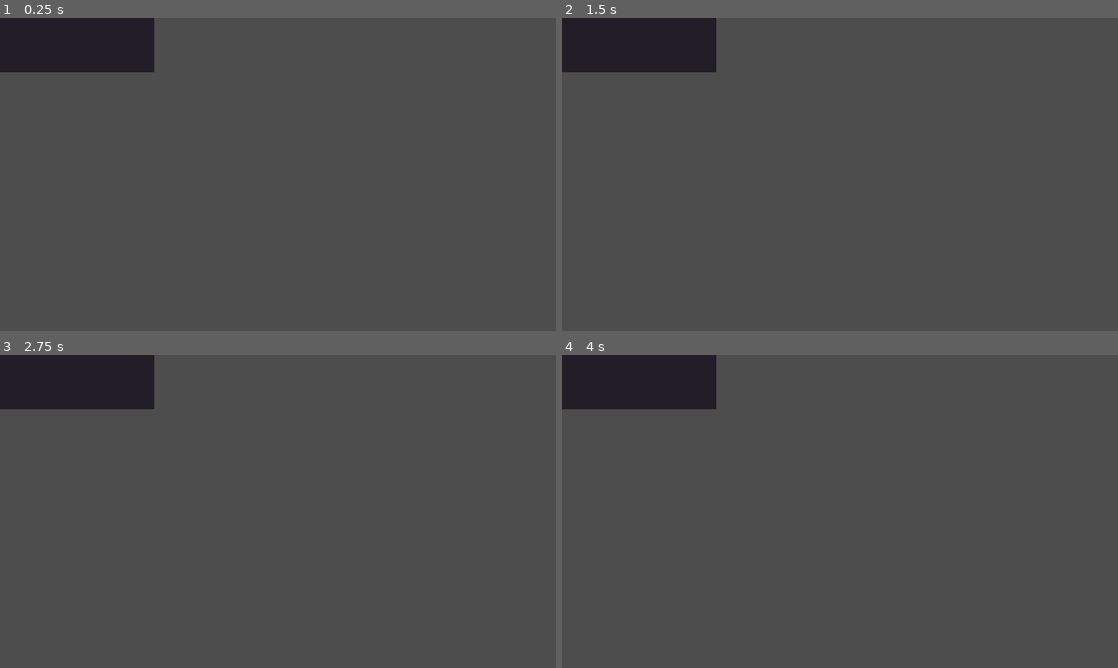
Above: before the commit, frames 1-4 (two rows, left to right).
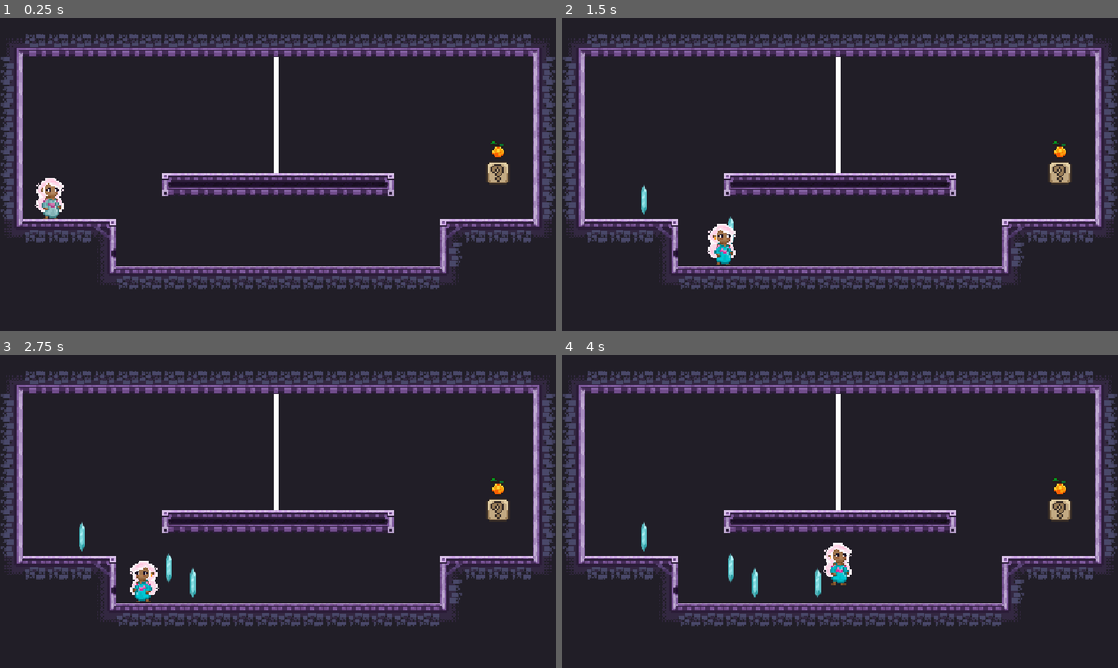
Above: after the commit, the same moments.

Repository: Lucas-Ibiapina4/ST-Challenge
Game: Godot game, scene res://World/world.tscn
Two runs of this game, one before a commit and one after it. Both use one fixed random seed, a clock stepped at 60 frames per second and the inputs below. Before the commit the project starts from res://Scenes/level_01.tscn.
Inputs:
- Up to frame 1 (0.25 s): no input
- Up to frame 2 (1.5 s): tap Enter at 0.5 s; hold D (right_move) from 0.53 s (still down); tap Q (create_cristal) at 0.6, 1.35 s; tap W (jump) at 0.77 s
- Up to frame 3 (2.75 s): tap W (jump) at 1.52 s; release D (right_move) at 2.03 s; hold A (left_move) from 2.03 s (still down); tap Q (create_cristal) at 2.1 s
- Up to frame 4 (4 s): release A (left_move) at 2.78 s; hold D (right_move) from 2.78 s (still down); tap Q (create_cristal) at 2.85, 3.6 s; tap W (jump) at 3.02, 3.77 s

The runs differ from the first frame. In frame 1, 95% of the frame differs, in the area x 0-100%, y 0-100%; in frame 2, 95%; in frame 3, 95%; in frame 4, 95%.

Commit message:
world settigns

Diff:
--- a/Prefabs/cristal.tscn
+++ b/Prefabs/cristal.tscn
@@ -8,7 +8,7 @@
 b = Vector2(-5.2981864e-07, 7.9999995)
 
 [node name="Cristal" type="StaticBody2D" unique_id=337954845 groups=["cristals"]]
-z_index = -1
+z_index = 1
 collision_layer = 8
 script = ExtResource("1_05v7t")
 
--- a/Scenes/level_01.tscn
+++ b/Scenes/level_01.tscn
@@ -858,3 +858,9 @@
 [node name="Light" parent="." unique_id=1077566341 instance=ExtResource("2_pkws4")]
 position = Vector2(-1, -240)
 rotation = -6.2831855
+
+[node name="SpawnPoint" type="Marker2D" parent="." unique_id=974095503 groups=["spawn_point"]]
+position = Vector2(-157, -93)
+
+[node name="CameraPoint" type="Marker2D" parent="." unique_id=1452998731 groups=["camera_point"]]
+position = Vector2(0, -111)
--- a/Scenes/level_02.tscn
+++ b/Scenes/level_02.tscn
@@ -28,3 +28,9 @@
 z_index = 0
 position = Vector2(-118, -197)
 rotation = 0.0
+
+[node name="SpawnPoint" type="Marker2D" parent="." unique_id=6716366 groups=["spawn_point"]]
+position = Vector2(-166, -108)
+
+[node name="CameraPoint" type="Marker2D" parent="." unique_id=1759833033 groups=["camera_point"]]
+position = Vector2(0, -108)
--- a/Scripts/game_manager.gd
+++ b/Scripts/game_manager.gd
@@ -1,32 +1,29 @@
 extends Node
-## Autoload "GameManager": sabe a ordem dos níveis e troca de cena.
-## Versão simples (sem World/LevelContainer): troca a cena inteira.
+## Autoload "GameManager": sabe a ordem dos níveis e pede ao World que troque o andar.
+## O World é quem instancia o Floor dentro do LevelContainer.
 
 ## Ordem dos níveis. Ajuste os caminhos para os seus arquivos .tscn.
 const LEVELS: Array[String] = [
 	"res://Scenes/level_01.tscn",
 	"res://Scenes/level_02.tscn",
 	"res://Scenes/level_03.tscn",
+	"res://Scenes/level_04.tscn",
+	"res://Scenes/level_05.tscn",
 ]
 
 var current_level := 0
+var _world: Node = null
 
 
 func _ready() -> void:
 	EventBus.level_completed.connect(_on_level_completed)
-	EventBus.player_died.connect(reload_level)
-	# Descobre em qual nível o jogo começou (útil ao rodar com F6 num nível qualquer).
-	_sync_index.call_deferred()
 
 
-func _sync_index() -> void:
-	var scene := get_tree().current_scene
-	if scene == null:
-		return
-	var i := LEVELS.find(scene.scene_file_path)
-	if i != -1:
-		current_level = i
-	print("[GAME] nível atual: %d (%s)" % [current_level, scene.scene_file_path])
+## Chamado pelo World no _ready dele.
+func register_world(world: Node) -> void:
+	_world = world
+	print("[GAME] world registrado, iniciando no nível %d" % current_level)
+	go_to_level(current_level)
 
 
 func _on_level_completed() -> void:
@@ -38,12 +35,19 @@
 	if index >= LEVELS.size():
 		print("[GAME] fim do jogo, a princesa está livre!")
 		return  # aqui depois entra a tela de vitória
+	if _world == null:
+		push_warning("[GAME] World ainda não registrado")
+		return
 	current_level = index
+	var scene: PackedScene = load(LEVELS[index])
+	if scene == null:
+		push_warning("[GAME] não consegui carregar %s" % LEVELS[index])
+		return
 	print("[GAME] carregando ", LEVELS[index])
-	# deferred: não troca a cena no meio do callback de física da porta
-	get_tree().change_scene_to_file.call_deferred(LEVELS[index])
+	# deferred: não troca o andar no meio do callback de física da porta
+	_world.load_floor.call_deferred(scene)
 
 
 func reload_level() -> void:
 	print("[GAME] recarregando nível %d" % current_level)
-	get_tree().reload_current_scene.call_deferred()
+	go_to_level(current_level)
--- /dev/null
+++ b/World/world.gd
@@ -0,0 +1,84 @@
+class_name World
+extends Node2D
+## World Shell — persistente. Mantém Player, Câmera e HUD vivos entre as fases
+## e hospeda o andar ativo dentro do LevelContainer.
+
+@export var debug := true
+
+@onready var player: CharacterBody2D = %Player
+@onready var camera: Camera2D = %Camera2D
+@onready var level_container: Node2D = %LevelContainer
+
+
+func _log(msg: String) -> void:
+	if debug:
+		print("[WORLD] ", msg)
+
+
+func _ready() -> void:
+	GameManager.register_world(self)
+	EventBus.player_died.connect(respawn_player)
+
+
+## Descarrega o andar atual e carrega o novo.
+func load_floor(floor_scene: PackedScene) -> void:
+	unload_floor()
+	var floor_node := floor_scene.instantiate()
+	level_container.add_child(floor_node)
+	# O conjurer procura o andar por este grupo.
+	if not floor_node.is_in_group("floor"):
+		floor_node.add_to_group("floor")
+	_log("andar carregado: %s" % floor_scene.resource_path)
+
+	# Cota de cristais da fase, se o Floor exportar "quota".
+	var conjurer := _find_conjurer()
+	if conjurer:
+		var quota = floor_node.get("quota")
+		if quota != null and conjurer.has_method("load_quota"):
+			conjurer.load_quota(quota)
+			_log("cota da fase: %d" % quota)
+		else:
+			conjurer.pending_step = 0
+			conjurer.active_type_index = 0
+
+	_place_camera()
+	respawn_player()
+
+
+func unload_floor() -> void:
+	for child in level_container.get_children():
+		level_container.remove_child(child)
+		child.queue_free()
+
+
+## Leva a câmera ao CameraPoint do andar ativo.
+func _place_camera() -> void:
+	var point := get_tree().get_first_node_in_group("camera_point")
+	if point == null:
+		push_warning("[WORLD] nenhum nó no grupo 'camera_point' no andar atual")
+		return
+	camera.global_position = point.global_position
+	# O Marker2D pode trazer o zoom da fase como metadado ("zoom").
+	if point.has_meta("zoom"):
+		var z: float = point.get_meta("zoom")
+		camera.zoom = Vector2(z, z)
+	camera.reset_smoothing()
+	_log("câmera em %s | zoom=%s" % [camera.global_position, camera.zoom])
+
+
+## Leva o Player ao SpawnPoint do andar ativo.
+func respawn_player() -> void:
+	var spawn := get_tree().get_first_node_in_group("spawn_point")
+	if spawn == null:
+		push_warning("[WORLD] nenhum nó no grupo 'spawn_point' no andar atual")
+		return
+	player.global_position = spawn.global_position
+	player.velocity = Vector2.ZERO
+	_log("player posicionado em %s" % spawn.global_position)
+
+
+func _find_conjurer() -> Node:
+	for child in player.get_children():
+		if child.has_method("load_quota"):
+			return child
+	return null
--- a/World/world.tscn
+++ b/World/world.tscn
@@ -1,19 +1,31 @@
 [gd_scene format=3 uid="uid://ct1mosl3l7lgh"]
 
+[ext_resource type="Script" uid="uid://crucwvxdvvuik" path="res://World/world.gd" id="1_8a836"]
 [ext_resource type="PackedScene" uid="uid://c6iselkr106xh" path="res://Prefabs/player.tscn" id="1_62w18"]
 
 [node name="world" type="Node2D" unique_id=1433157194]
+script = ExtResource("1_8a836")
+
+[node name="Camera2D" type="Camera2D" parent="." unique_id=257493923]
+unique_name_in_owner = true
+position = Vector2(2, -104)
+zoom = Vector2(3, 3)
 
 [node name="Player" parent="." unique_id=1030101800 instance=ExtResource("1_62w18")]
-
-[node name="Camera2D" type="Camera2D" parent="." unique_id=257493923]
+unique_name_in_owner = true
+z_index = 10
+position = Vector2(0, -9)
 
 [node name="CanvasLayer_UI" type="CanvasLayer" parent="." unique_id=1299041735]
 
 [node name="HUD" type="Control" parent="CanvasLayer_UI" unique_id=1109735627]
 layout_mode = 3
 anchors_preset = 0
+offset_top = -104.0
 offset_right = 40.0
-offset_bottom = 40.0
+offset_bottom = -64.0
+metadata/_edit_use_anchors_ = true
 
 [node name="LevelContainer" type="Node2D" parent="." unique_id=1880469959]
+unique_name_in_owner = true
+position = Vector2(-43, -104)
--- a/project.godot
+++ b/project.godot
@@ -11,7 +11,7 @@
 [application]
 
 config/name="Sweet Treat"
-run/main_scene="uid://8lj3jwhex7fq"
+run/main_scene="uid://ct1mosl3l7lgh"
 config/features=PackedStringArray("4.7", "Mobile")
 config/icon="res://icon.svg"
 
@@ -34,6 +34,8 @@
 
 cristals=""
 player=""
+spawn_point=""
+camera_point=""
 
 [input]
 
Not shown, added: World/world.gd.uid
